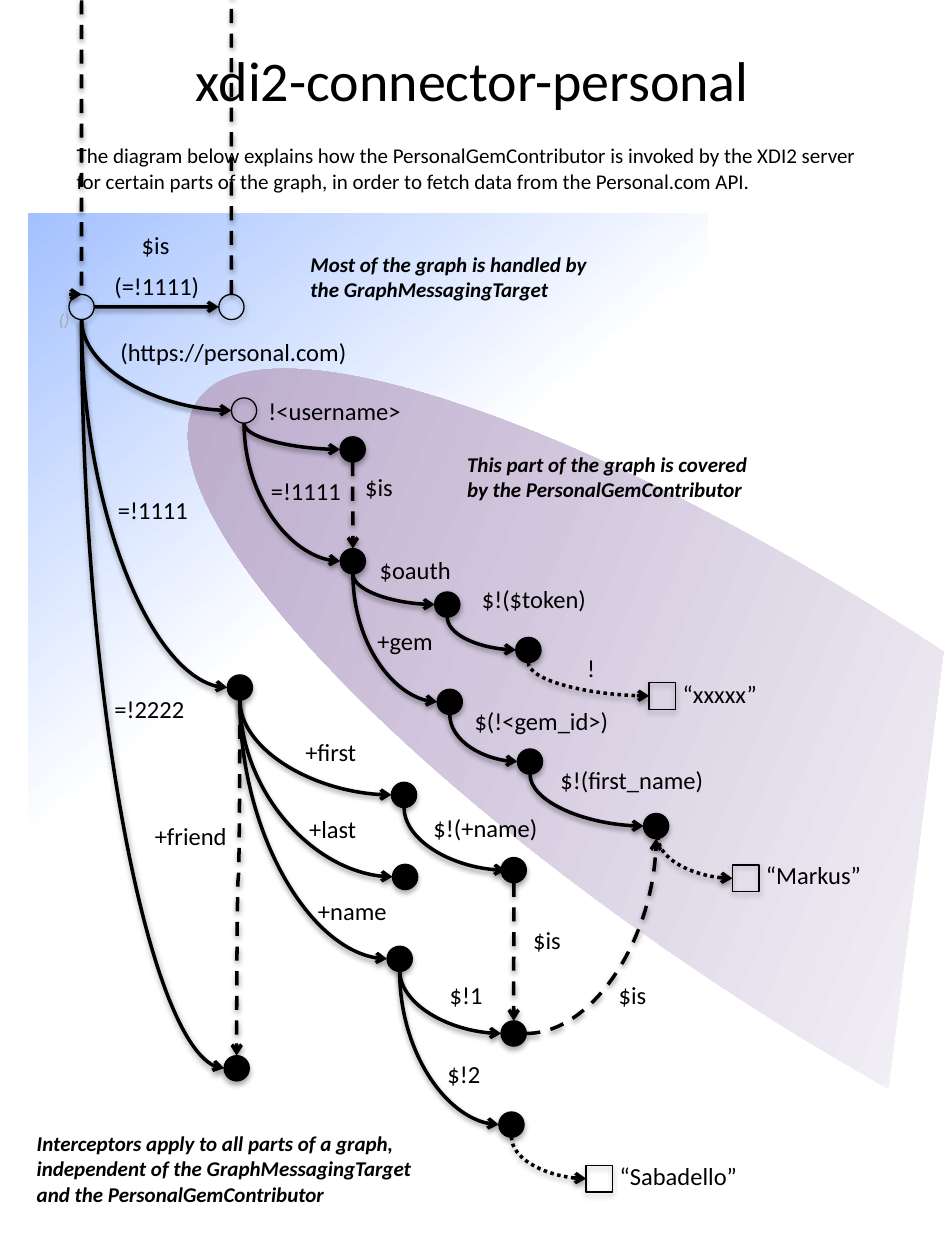
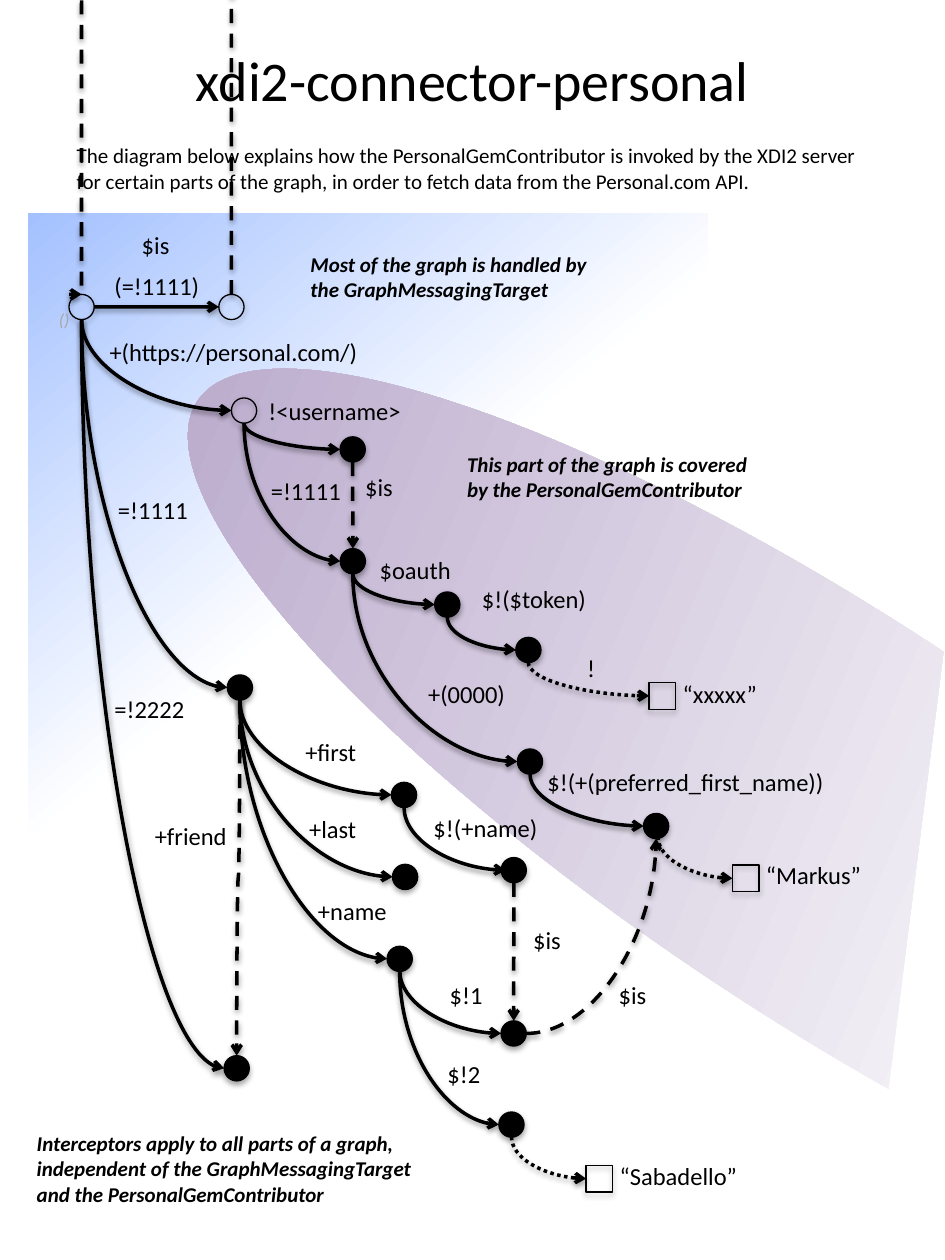
Before and after one commit to projectdanube/xdi2-connector-personal, a slide deck: slide 1 of resources/xdi2-connector-personal.pptx. Drawn at 945x1260 pixels with LibreOffice and Linux fonts; fonts in the diff are those of the drawing. Boxes give left, top, right and bottom in pixels: in the first picture for what was removed or moved away, otherwise in the second. Text is boxed around its words. In the diff, an @@ line names an element or a change of style, - is before the commit and + after.

```diff
--- a/resources/xdi2-connector-personal.pptx
+++ b/resources/xdi2-connector-personal.pptx
@@ text at [110,343,358,365]: text changed @@
-(https://personal.com)
++(https://personal.com/)
@@ curved arrow moved from (450, 714) - (518, 761) to (353, 573) - (518, 761) @@
@@ curved arrow removed from (353, 573) to (437, 702) @@
@@ text removed at [377,636,432,655] @@
-+gem
@@ text at [428,685,505,706]: text changed @@
-$(!<gem_id>)
++(0000)
@@ ellipse removed at [437,689,462,714] @@
@@ text at [547,773,823,795]: text changed @@
-$!(first_name)
+$!(+(preferred_first_name))
```
Also in this commit, not shown: 1 other file.
